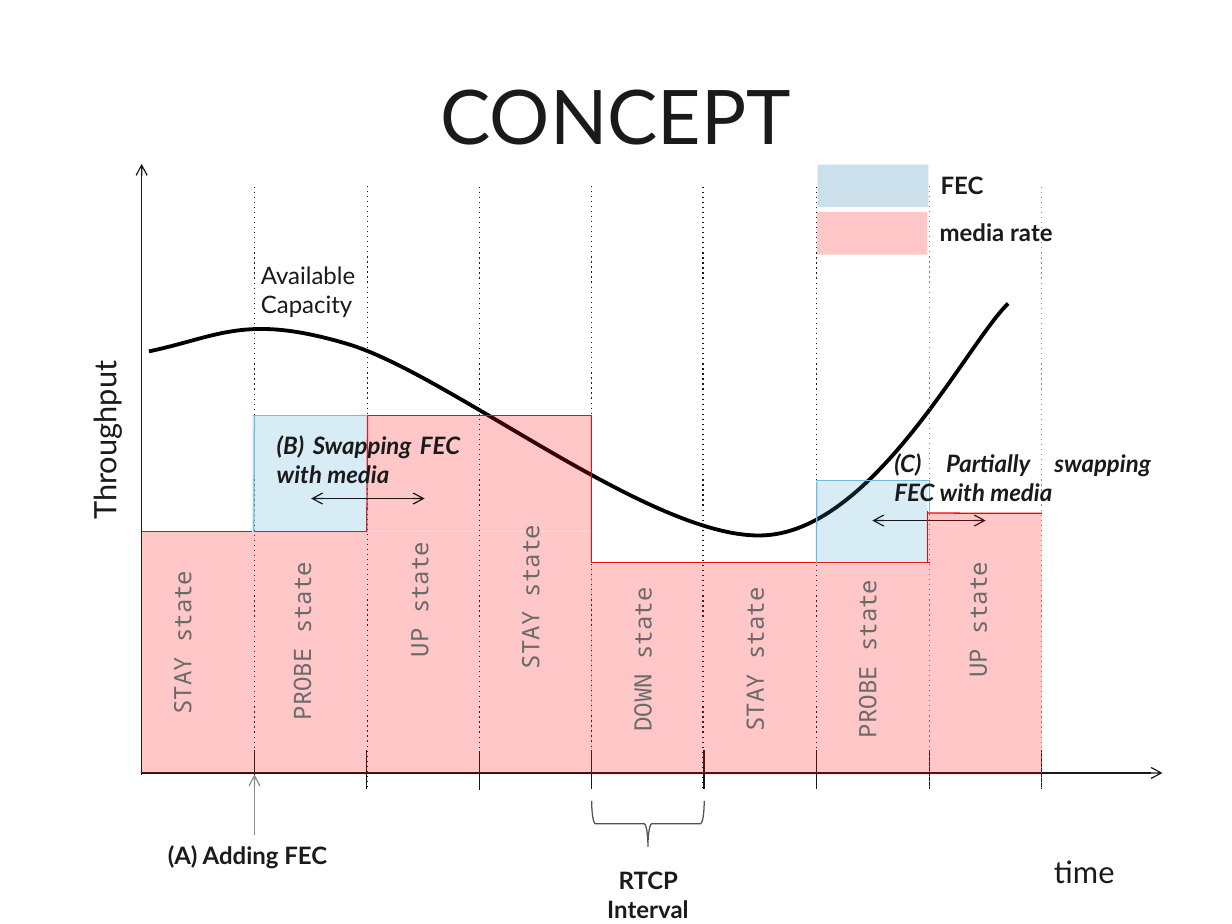
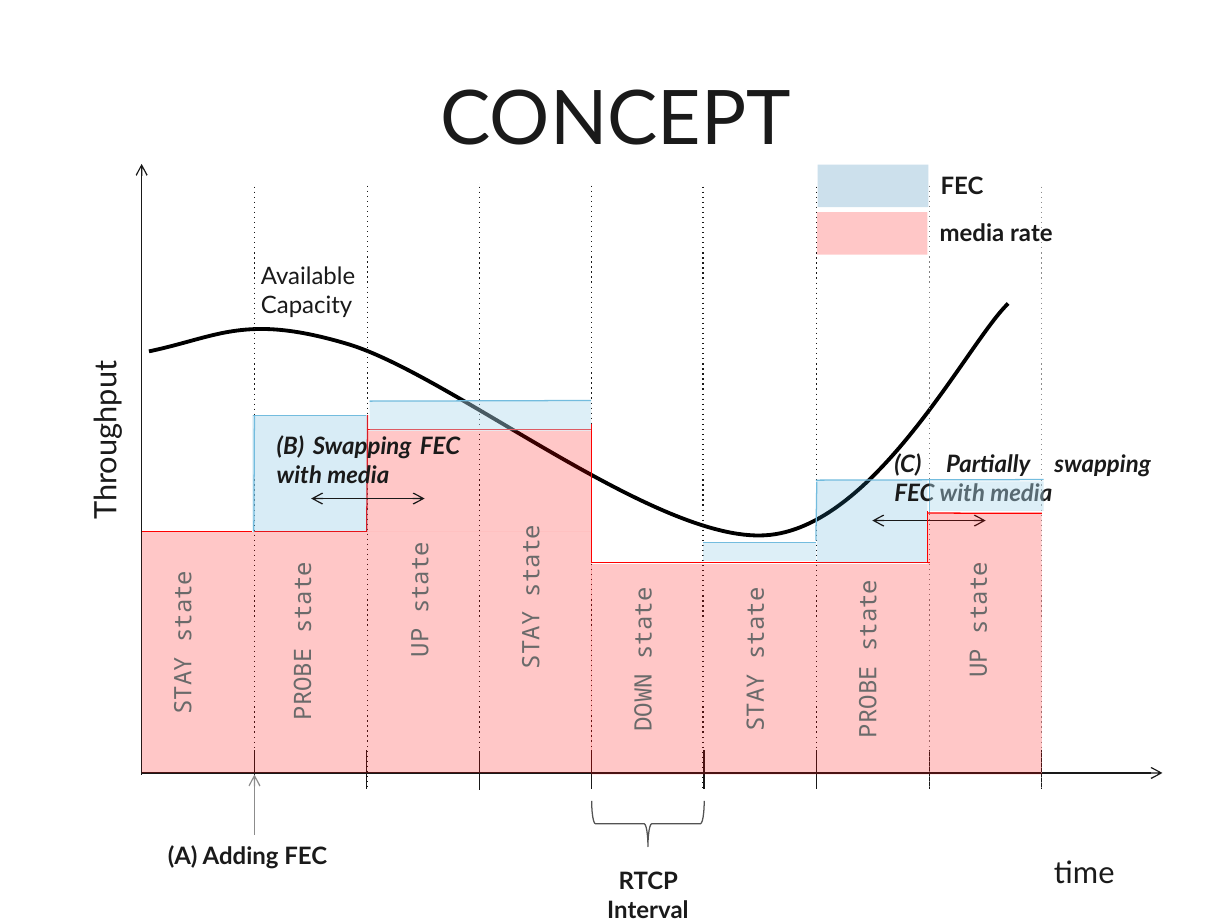
Before and after one commit to protocols-comnet/rmcat-adaptive-fec, a slide deck: slide 4 of presentations/90-rmcat-adaptive-fec.pptx (slide 3 before the commit). Drawn at 1232x924 pixels with LibreOffice and Linux fonts; fonts in the diff are those of the drawing. Boxes give left, top, right and bottom in pixels: in the first picture for what was removed or moved away, otherwise in the second. Text is boxed around its words. In the diff, an @@ line names an element or a change of style, - is before the commit and + after.

```diff
--- a/presentations/90-rmcat-adaptive-fec.pptx
+++ b/presentations/90-rmcat-adaptive-fec.pptx
@@ rectangle added at [370, 402, 591, 431], fill #AFD9EC at 42% opacity @@
@@ line added from (370, 402) to (591, 400), #74BDDE 0.75 pt @@
@@ line moved from (367, 415) - (591, 415) to (367, 430) - (591, 430) @@
@@ rectangle: place and size @@
-rectangle at [368, 415, 591, 532]
+rectangle at [368, 431, 591, 532]
@@ line moved from (591, 415) - (591, 563) to (591, 425) - (591, 563) @@
@@ line moved from (816, 480) - (929, 480) to (816, 480) - (1044, 479) @@
@@ line moved from (817, 482) - (817, 564) to (817, 482) - (816, 541) @@
@@ rectangle added at [929, 482, 1044, 511], fill #AFD9EC at 42% opacity @@
@@ rectangle added at [703, 542, 817, 561], fill #AFD9EC at 42% opacity @@
@@ line added from (703, 542) to (816, 542), #74BDDE 0.75 pt @@
```
Also in this commit, not shown: 1 slide added, 1 other file.
